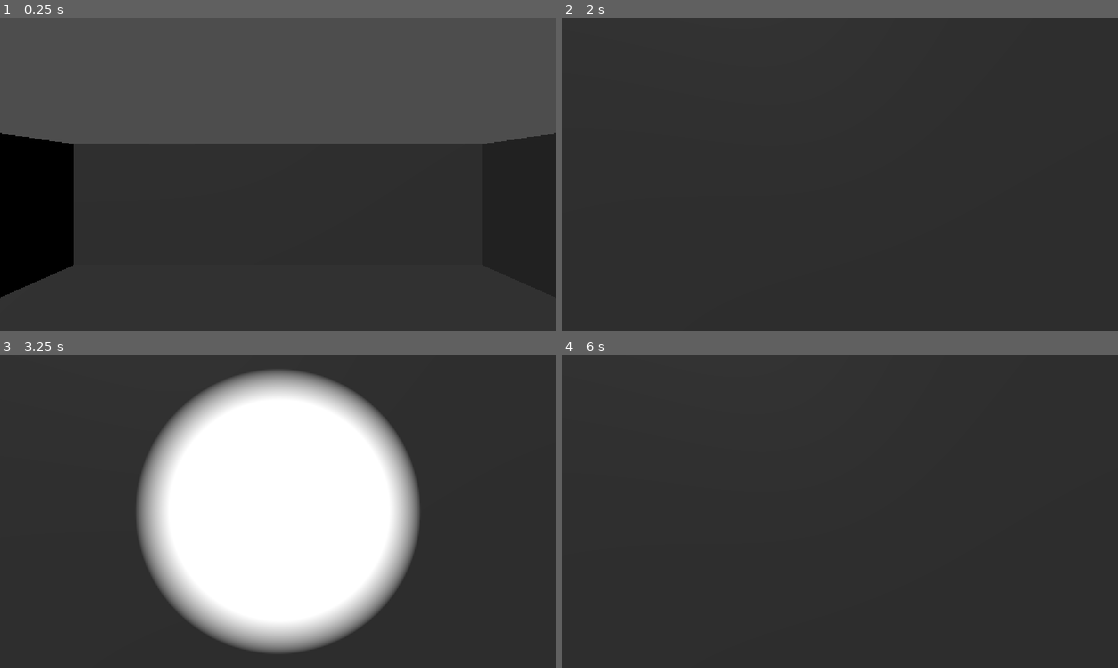
Above: before the commit, frames 1-4 (two rows, left to right).
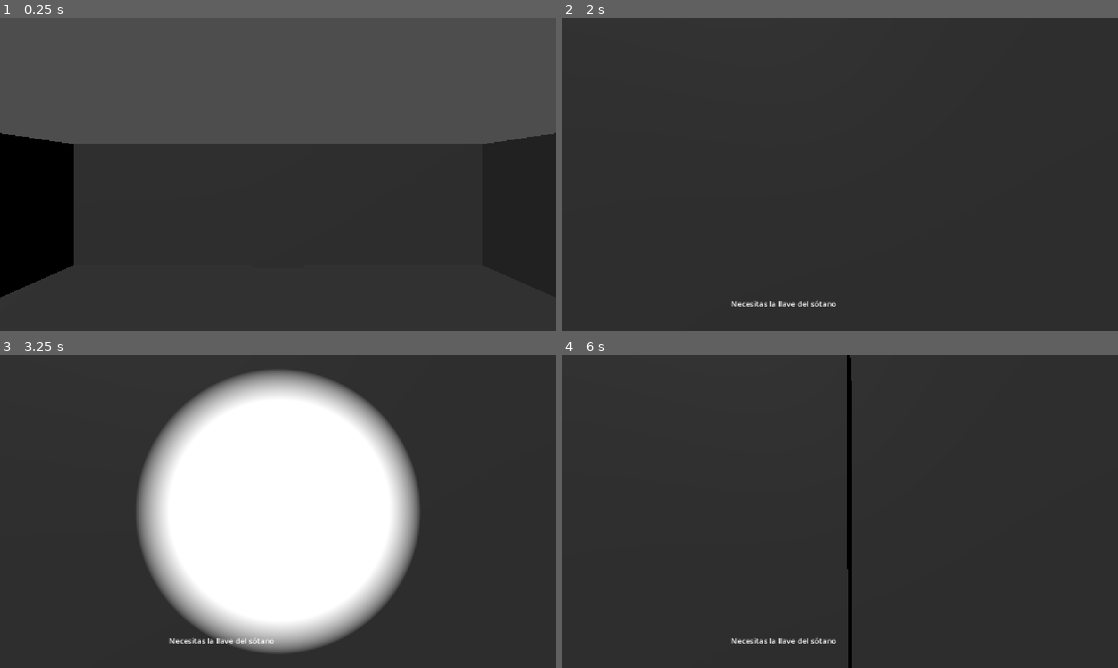
Above: after the commit, the same moments.

Repository: jalbal08/Penumbra
Game: Godot game, scene res://scenes/nivel1_recepcion.tscn
Two runs of this game, one before a commit and one after it. Both use one fixed random seed, a clock stepped at 60 frames per second and the inputs below.
Inputs (mouse positions are in pixels of both pictures, inside the frame that each line leads up to):
- Up to frame 1 (0.25 s): no input
- Up to frame 2 (2 s): tap Enter at 0.5 s; move the mouse to (867, 174) at 0.52 s; hold W (mover_adelante) from 0.53 s (still down); tap E (interactuar) at 0.6, 1.55 s; move the mouse to (812, 174) at 1.27 s; tap Shift (correr) at 1.35 s
- Up to frame 3 (3.25 s): keep holding W (mover_adelante); move the mouse to (289, 505) at 2.02 s; tap E (interactuar) at 2.1, 3.05 s; tap Space at 2.75 s; move the mouse to (272, 517) at 2.77 s; tap F at 2.85 s
- Up to frame 4 (6 s): tap Enter at 3.5, 5 s; move the mouse to (878, 514) at 3.52 s; tap E (interactuar) at 3.6, 4.55, 5.1 s; tap Space at 4.25, 5.75 s; move the mouse to (795, 508) at 4.27 s; tap Shift (correr) at 4.35 s; move the mouse to (845, 511) at 5.02 s; move the mouse to (817, 505) at 5.77 s; release W (mover_adelante) at 5.78 s; hold D (mover_derecha) from 5.78 s (still down); tap F at 5.85 s

The runs differ from the first frame. In frame 2, 0.2% of the frame differs, in the area x 30-50%, y 90-93%; in frame 3, 0.2%; in frame 4, 1.0%, in the area x 30-53%, y 0-100%.

Commit message:
Ciclo completo Nivel 1: llave, inventario y puerta funcional

Diff:
--- a/penumbra/project.godot
+++ b/penumbra/project.godot
@@ -14,6 +14,10 @@
 run/main_scene="uid://bwtnn2wk75ine"
 config/features=PackedStringArray("4.7", "GL Compatibility")
 config/icon="res://icon.svg"
+
+[autoload]
+
+Inventario="*uid://dlnf3wmaakc3q"
 
 [display]
 
--- a/penumbra/scenes/nivel1_recepcion.tscn
+++ b/penumbra/scenes/nivel1_recepcion.tscn
@@ -1,8 +1,12 @@
 [gd_scene format=3 uid="uid://bwtnn2wk75ine"]
 
+[ext_resource type="Script" uid="uid://cgm0ywssbxlt4" path="res://scripts/puerta_sotano.gd" id="1_hs1xt"]
 [ext_resource type="Script" uid="uid://56yxv2xqpcl8" path="res://scenes/player.gd" id="1_myl1j"]
 [ext_resource type="Script" uid="uid://daopgqburerjj" path="res://scripts/control.gd" id="2_c8sko"]
 [ext_resource type="Script" uid="uid://qvu7m84pd8r3" path="res://scripts/interactuable.gd" id="3_akuw8"]
+
+[sub_resource type="BoxShape3D" id="BoxShape3D_0in4i"]
+size = Vector3(1.5, 2.5, 1.5)
 
 [sub_resource type="CapsuleShape3D" id="CapsuleShape3D_xvnu6"]
 
@@ -35,6 +39,18 @@
 transform = Transform3D(1, 0, 0, 0, 1, 0, 0, 0, 1, -5, 1.5, 0)
 use_collision = true
 size = Vector3(0.2, 3, 10)
+
+[node name="Puerta_Sotano_Visual" type="CSGBox3D" parent="." unique_id=330794148]
+transform = Transform3D(1, 0, 0, 0, 1, 0, 0, 0, 1, 0, 1.1, -4.9)
+use_collision = true
+size = Vector3(1.2, 2.2, 0.3)
+
+[node name="Area3D" type="Area3D" parent="Puerta_Sotano_Visual" unique_id=898851154 node_paths=PackedStringArray("puerta_visual")]
+script = ExtResource("1_hs1xt")
+puerta_visual = NodePath("..")
+
+[node name="CollisionShape3D" type="CollisionShape3D" parent="Puerta_Sotano_Visual/Area3D" unique_id=1130610805]
+shape = SubResource("BoxShape3D_0in4i")
 
 [node name="DirectionalLight3D" type="DirectionalLight3D" parent="." unique_id=909118104]
 transform = Transform3D(0.8660254, 0.35355338, -0.35355338, 0, 0.70710677, 0.70710677, 0.5, -0.6123724, 0.6123724, 0, 0, 0)
@@ -91,3 +107,10 @@
 
 [node name="CollisionShape3D" type="CollisionShape3D" parent="Interactuable_Escritorio" unique_id=1899609440]
 shape = SubResource("BoxShape3D_smhyf")
+
+[node name="Interactuable_Archivador" type="Area3D" parent="." unique_id=1495168767]
+transform = Transform3D(1, 0, 0, 0, 1, 0, 0, 0, 1, -3, 1, -2)
+script = ExtResource("3_akuw8")
+
+[node name="CollisionShape3D" type="CollisionShape3D" parent="Interactuable_Archivador" unique_id=2117777557]
+shape = SubResource("BoxShape3D_smhyf")
--- /dev/null
+++ b/penumbra/scripts/Inventario.gd
@@ -0,0 +1,3 @@
+extends Node
+
+var tiene_llave_sotano = false
--- a/penumbra/scripts/interactuable.gd
+++ b/penumbra/scripts/interactuable.gd
@@ -1,17 +1,16 @@
 extends Area3D
 
-@export var nota_texto: String = "Los primeros dos dígitos de la puerta de salida están guardados en la caja fuerte del sótano. La llave del sótano está en el archivador."
-
 var jugador_cerca = false
+var ya_recogida = false
 
 func _ready():
 	body_entered.connect(_on_body_entered)
 	body_exited.connect(_on_body_exited)
 
 func _on_body_entered(body):
-	if body.name == "Player":
+	if body.name == "Player" and not ya_recogida:
 		jugador_cerca = true
-		get_tree().call_group("ui_interaccion", "mostrar_prompt", "Presiona E para revisar")
+		get_tree().call_group("ui_interaccion", "mostrar_prompt", "Presiona E para revisar el archivador")
 
 func _on_body_exited(body):
 	if body.name == "Player":
@@ -19,5 +18,8 @@
 		get_tree().call_group("ui_interaccion", "ocultar_prompt")
 
 func _process(_delta):
-	if jugador_cerca and Input.is_action_just_pressed("interactuar"):
-		get_tree().call_group("ui_interaccion", "mostrar_nota", nota_texto)
+	if jugador_cerca and not ya_recogida and Input.is_action_just_pressed("interactuar"):
+		ya_recogida = true
+		Inventario.tiene_llave_sotano = true
+		get_tree().call_group("ui_interaccion", "mostrar_nota", "Encontraste la llave del sótano.")
+		get_tree().call_group("ui_interaccion", "ocultar_prompt")
--- /dev/null
+++ b/penumbra/scripts/puerta_sotano.gd
@@ -0,0 +1,30 @@
+extends Area3D
+
+@export var puerta_visual: Node3D
+
+var jugador_cerca = false
+var abierta = false
+
+func _ready():
+	body_entered.connect(_on_body_entered)
+	body_exited.connect(_on_body_exited)
+
+func _on_body_entered(body):
+	if body.name == "Player" and not abierta:
+		jugador_cerca = true
+		if Inventario.tiene_llave_sotano:
+			get_tree().call_group("ui_interaccion", "mostrar_prompt", "Presiona E para abrir la puerta")
+		else:
+			get_tree().call_group("ui_interaccion", "mostrar_prompt", "Necesitas la llave del sótano")
+
+func _on_body_exited(body):
+	if body.name == "Player":
+		jugador_cerca = false
+		get_tree().call_group("ui_interaccion", "ocultar_prompt")
+
+func _process(_delta):
+	if jugador_cerca and not abierta and Inventario.tiene_llave_sotano and Input.is_action_just_pressed("interactuar"):
+		abierta = true
+		if puerta_visual:
+			puerta_visual.visible = false
+		get_tree().call_group("ui_interaccion", "ocultar_prompt")
Not shown, added: penumbra/scripts/Inventario.gd.uid
Not shown, added: penumbra/scripts/puerta_sotano.gd.uid
